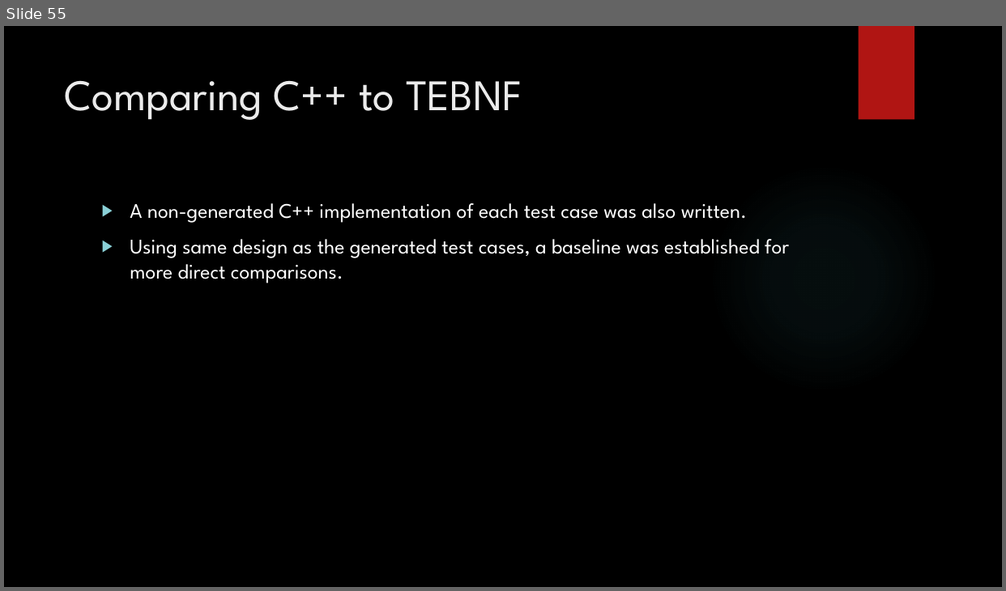
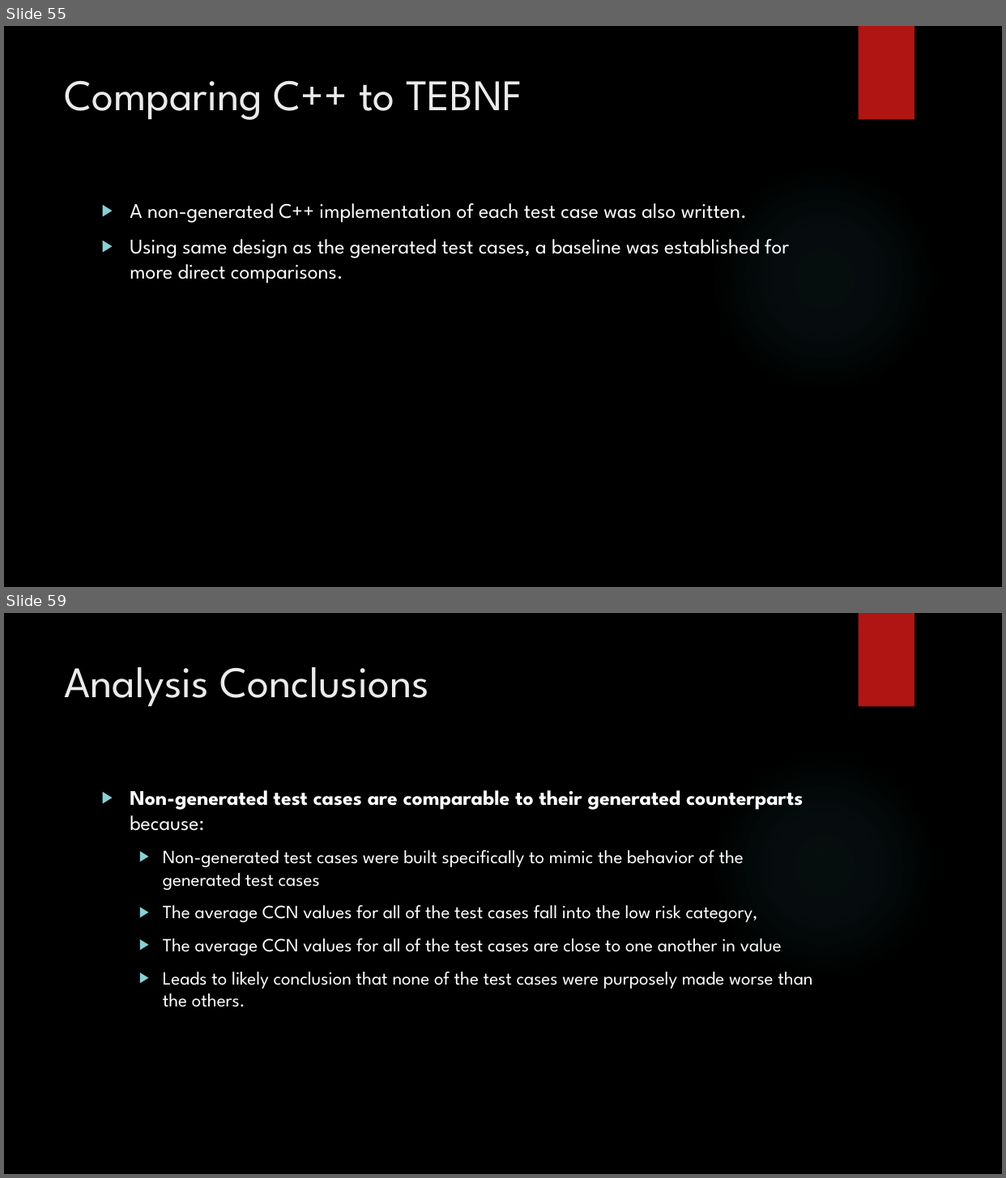
Before and after one commit to JasonGYoung/ProjectReport, a slide deck: DefensePresentation.pptx. Shown one above the other, each under a label of ours: slide 55 before the commit, slides 55 and 59 after it; the slides between them are not shown. The pictures are 1006x591 and 1006x1178 pixels, drawn with LibreOffice and Linux fonts; fonts in the diff are those of the drawing; background and template pictures are left out. Boxes give left, top, right and bottom in pixels: in the first picture for what was removed or moved away, otherwise in the second. Text is boxed around its words. In the diff, an @@ line names an element or a change of style, - is before the commit and + after.

```diff
--- a/DefensePresentation.pptx
+++ b/DefensePresentation.pptx
@@ slide 59 added at (x1=4, y1=613, x2=1002, y2=1174), background picture (left out); not listed: 2 template elements that a slide beside it also shows @@
@@ title added at (x1=65, y1=667, x2=429, y2=707), 42 pt, text #EBEBEB @@
+Analysis Conclusions
@@ text added at (x1=130, y1=790, x2=812, y2=1007), 18 pt, text #FFFFFF @@
+▶ Non-generated test cases are comparable to their generated counterparts because:
+  ▶ Non-generated test cases were built specifically to mimic the behavior of the generated test cases
+  ▶ The average CCN values for all of the test cases fall into the low risk category,
+  ▶ The average CCN values for all of the test cases are close to one another in value
+  ▶ Leads to likely conclusion that none of the test cases were purposely made worse than the others.
```
Also in this commit, not shown: 3 slides changed, 6 other slides added.
